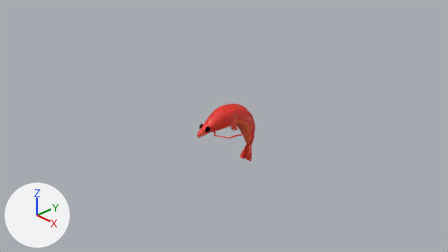
The Blender file assets/shrimp.blend as it was, and as the next commit left it.
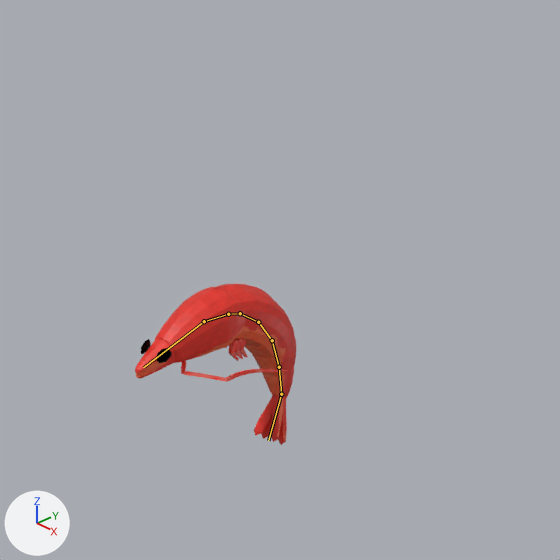
Each version appears first from the file's camera 'Camera', and next in a close-up on the part from 33% to 78% of the width and 1% to 81% of the height. The axes (+X, +Y, +Z) are drawn at lower left. The lights are the same throughout. The first two pictures are the older version. Both versions are drawn at frame 10 of the action 'RollOut'; the numbers are the values there. The bones that bend it are drawn over the model as lines in the close-ups.

Names of what the first close-up shows: 'Cube', 'eyes', 'legs', 'whisker'.
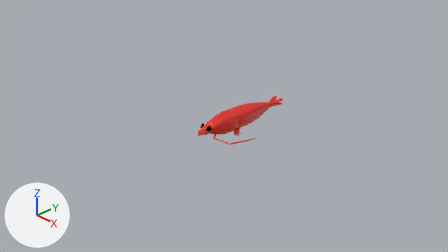
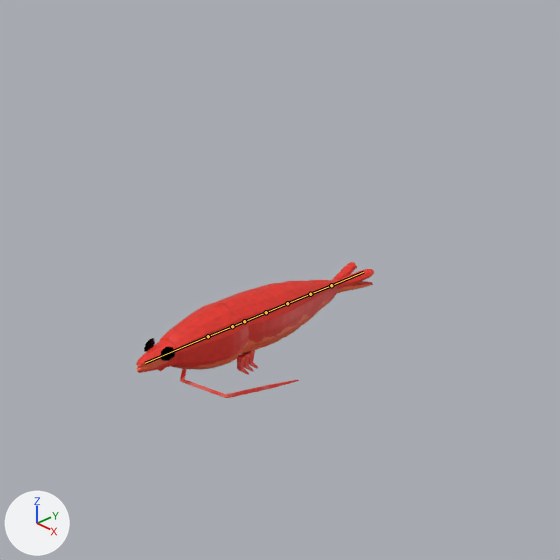
Edits to the bpy script that builds the scene:
```text
Change bone_bone:
    where bone_bone = bpy.data.objects['Armature'].pose.bones['Bone']
    bone_bone.location: (0.004, -0.041, 0.122) -> (0.0, 0.0, 0.0)
    bone_bone.rotation_quaternion: (0.999, -0.036, -0.001, -0.002) -> (1.0, 0.0, 0.0, 0.0)  # degrees (-4, 0, 0) -> degrees (0, 0, 0)
Change bone_bone_001:
    where bone_bone_001 = bpy.data.objects['Armature'].pose.bones['Bone.001']  # child of 'Bone'
    bone_bone_001.rotation_quaternion: (0.989, -0.104, -0.002, -0.006) -> (1.0, 0.0, 0.0, 0.0)  # degrees (-12, 0, -1) -> degrees (0, 0, 0)
Change bone_bone_002:
    where bone_bone_002 = bpy.data.objects['Armature'].pose.bones['Bone.002']  # child of 'Bone.001'
    bone_bone_002.rotation_quaternion: (0.974, -0.158, -0.002, -0.007) -> (1.0, 0.0, 0.0, 0.0)  # degrees (-18, 0, -1) -> degrees (0, 0, 0)
Change bone_bone_003:
    where bone_bone_003 = bpy.data.objects['Armature'].pose.bones['Bone.003']  # child of 'Bone.002'
    bone_bone_003.rotation_quaternion: (0.966, -0.181, -0.008, -0.012) -> (1.0, 0.0, 0.0, 0.0)  # degrees (-21, -1, -1) -> degrees (0, 0, 0)
Change bone_bone_004:
    where bone_bone_004 = bpy.data.objects['Armature'].pose.bones['Bone.004']  # child of 'Bone.003'
    bone_bone_004.rotation_quaternion: (0.971, -0.167, -0.006, -0.011) -> (1.0, 0.0, 0.0, 0.0)  # degrees (-19, -1, -1) -> degrees (0, 0, 0)
Change bone_bone_005:
    where bone_bone_005 = bpy.data.objects['Armature'].pose.bones['Bone.005']  # child of 'Bone.004'
    bone_bone_005.rotation_quaternion: (0.99, -0.098, -0.002, -0.005) -> (1.0, 0.0, 0.0, 0.0)  # degrees (-11, 0, -1) -> degrees (0, 0, 0)
Change bone_bone_006:
    where bone_bone_006 = bpy.data.objects['Armature'].pose.bones['Bone.006']  # child of 'Bone.005'
    bone_bone_006.rotation_quaternion: (0.925, -0.262, -0.013, -0.022) -> (1.0, 0.0, 0.0, 0.0)  # degrees (-32, -2, -2) -> degrees (0, 0, 0)
Change bone_bone_007:
    where bone_bone_007 = bpy.data.objects['Armature'].pose.bones['Bone.007']
    bone_bone_007.location: (-0.004, 0.041, 0.122) -> (0.0, 0.0, 0.0)
    bone_bone_007.rotation_quaternion: (0.982, -0.133, -0.005, 0.006) -> (1.0, 0.0, 0.0, 0.0)  # degrees (-15, 0, 1) -> degrees (0, 0, 0)
```

Boxes (x1, y1, x2, y2) around the edits, measured in the close-ups (560 x 560 px):
'Cube', posed (48% wider, 31% shorter): before (135, 284, 296, 445); after (136, 262, 374, 373)
'whisker', posed: before (181, 361, 288, 382); after (158, 368, 299, 398)
'legs', posed: before (225, 339, 248, 361); after (236, 350, 258, 375)
'eyes', posed: before (141, 339, 172, 363); after (144, 338, 175, 361)
bone 'Bone', root to tip: before (204, 321) to (228, 314); after (208, 336) to (232, 326)
bone 'Bone.001', root to tip: before (228, 314) to (240, 313); after (232, 326) to (244, 321)
bone 'Bone.002', root to tip: before (240, 313) to (258, 322); after (244, 321) to (266, 312)
bone 'Bone.003', root to tip: before (258, 322) to (272, 340); after (266, 312) to (287, 303)
bone 'Bone.004', root to tip: before (272, 340) to (279, 367); after (287, 303) to (310, 294)
bone 'Bone.005', root to tip: before (279, 367) to (281, 394); after (310, 294) to (331, 285)
bone 'Bone.006', root to tip: before (281, 394) to (268, 440); after (331, 285) to (363, 272)
bone 'Bone.007', root to tip: before (204, 321) to (143, 367); after (208, 336) to (145, 363)
